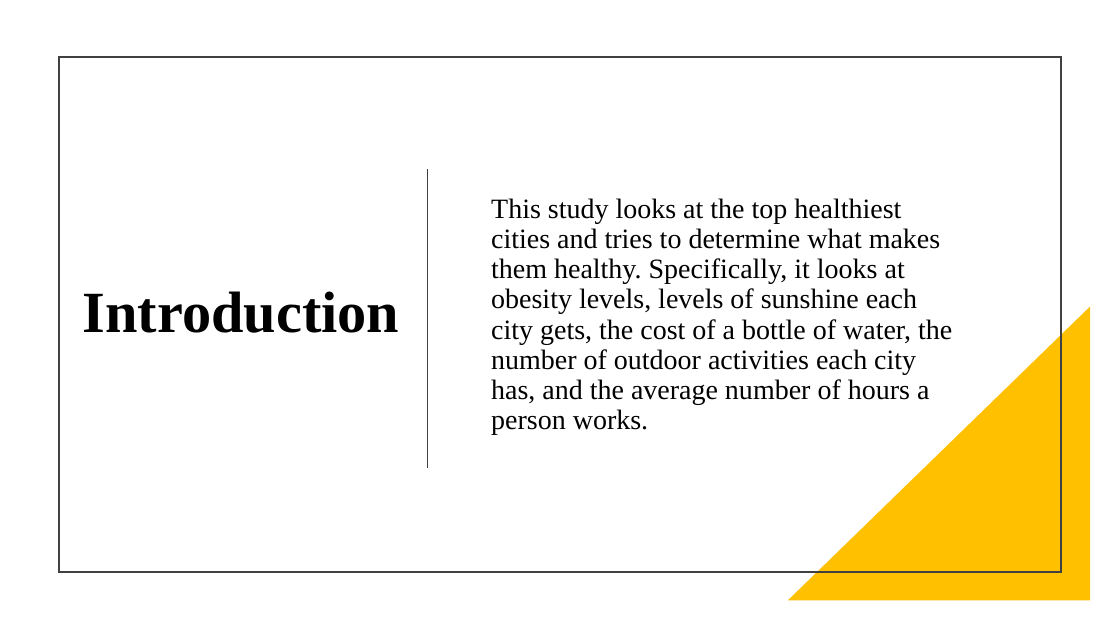
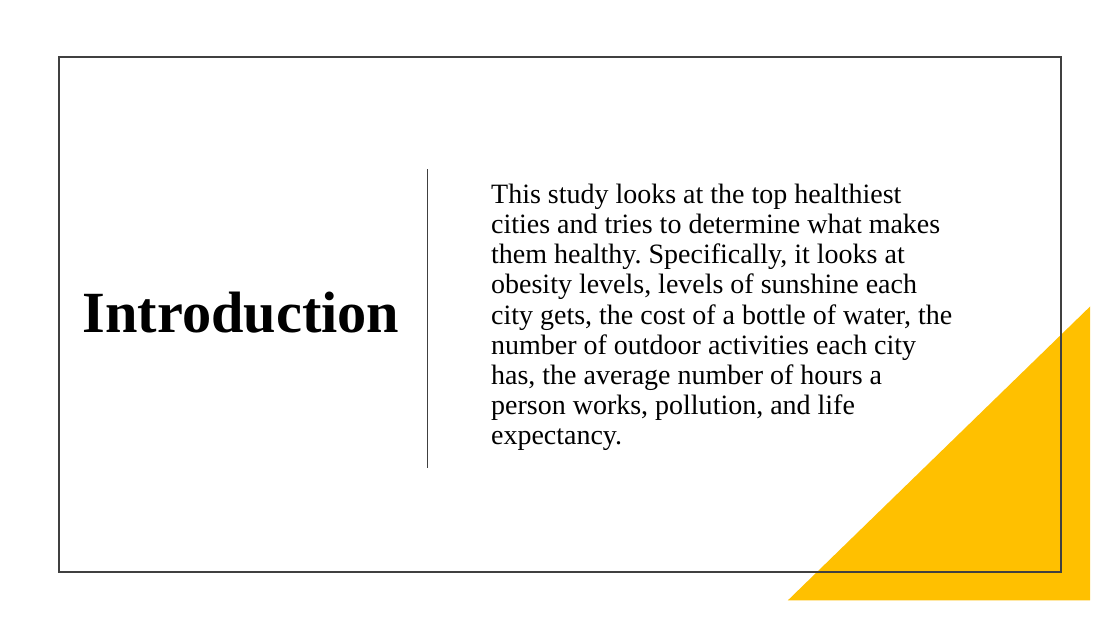
Before and after one commit to catie-williams/bu-dsc, a slide deck: slide 2 of DSC530/Healthiest City/Healthy Lifestyles.pptx. Drawn at 1120x630 pixels with LibreOffice and Linux fonts; fonts in the diff are those of the drawing. Boxes give left, top, right and bottom in pixels: in the first picture for what was removed or moved away, otherwise in the second. Text is boxed around its words. In the diff, an @@ line names an element or a change of style, - is before the commit and + after.

```diff
--- a/DSC530/Healthiest City/Healthy Lifestyles.pptx
+++ b/DSC530/Healthiest City/Healthy Lifestyles.pptx
@@ text at (491, 183, 952, 450): text changed @@
-This study looks at the top healthiest cities and tries to determine what makes them healthy. Specifically, it looks at obesity levels, levels of sunshine each city gets, the cost of a bottle of water, the number of outdoor activities each city has, and the average number of hours a person works.
+This study looks at the top healthiest cities and tries to determine what makes them healthy. Specifically, it looks at obesity levels, levels of sunshine each city gets, the cost of a bottle of water, the number of outdoor activities each city has, the average number of hours a person works, pollution, and life expectancy.
```
Also in this commit, not shown: 7 other slides changed, 1 slide added, 2 slides removed, 3 other files.
